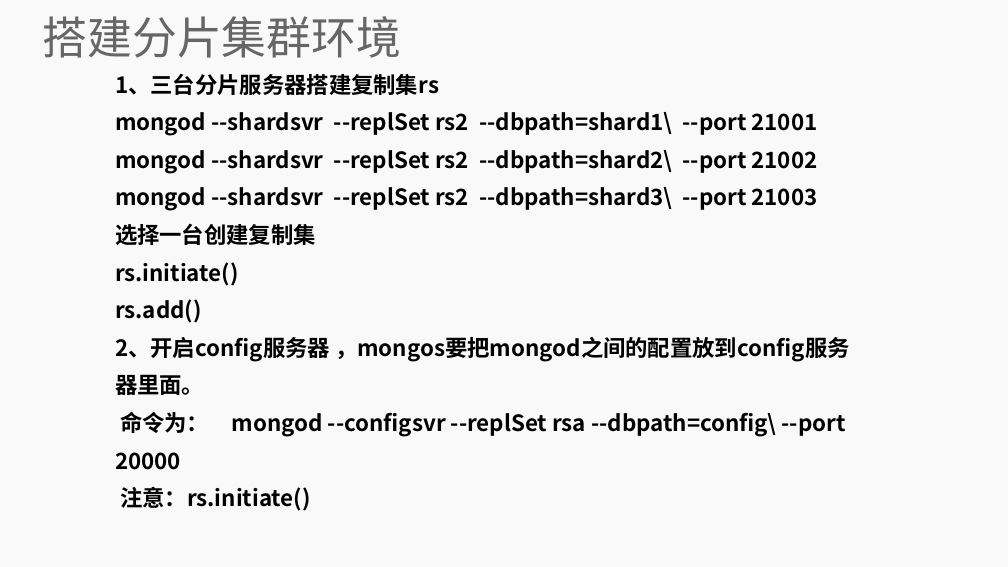
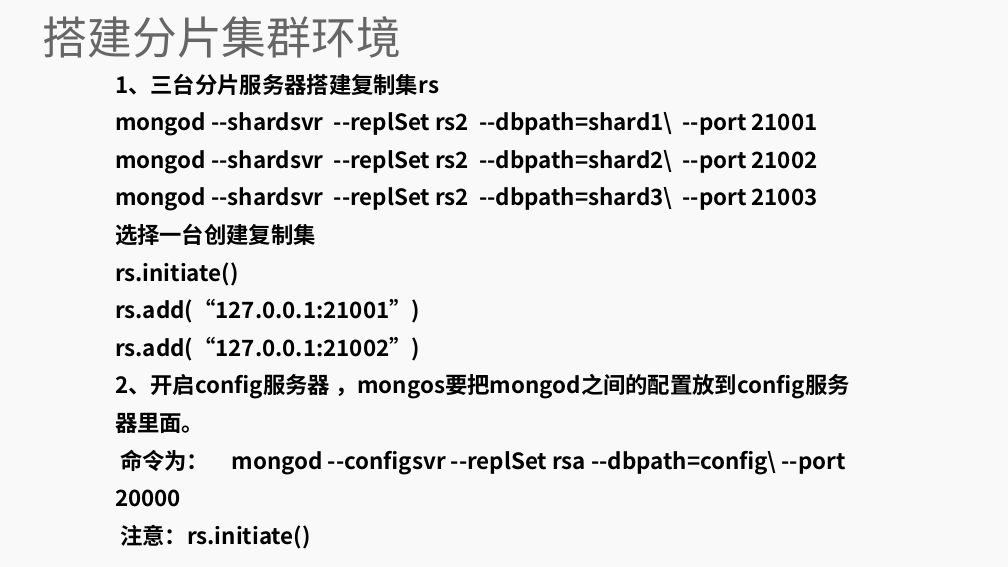
Before and after one commit to lihuanzhen2016/no-sql, a slide deck: slide 4 of PPT/13 MongoDB 分片.pptx. Drawn at 1008x567 pixels with LibreOffice and Linux fonts; fonts in the diff are those of the drawing; background and template pictures are left out. Boxes give left, top, right and bottom in pixels: in the first picture for what was removed or moved away, otherwise in the second. Text is boxed around its words. In the diff, an @@ line names an element or a change of style, - is before the commit and + after.

```diff
--- a/PPT/13 MongoDB 分片.pptx
+++ b/PPT/13 MongoDB 分片.pptx
@@ subtitle at <box>115,299,420,361</box>: text changed @@
-rs.add()
+rs.add(“127.0.0.1:21001”)
+rs.add(“127.0.0.1:21002”)
```
Also in this commit, not shown: 4 other slides changed, 2 other files.
